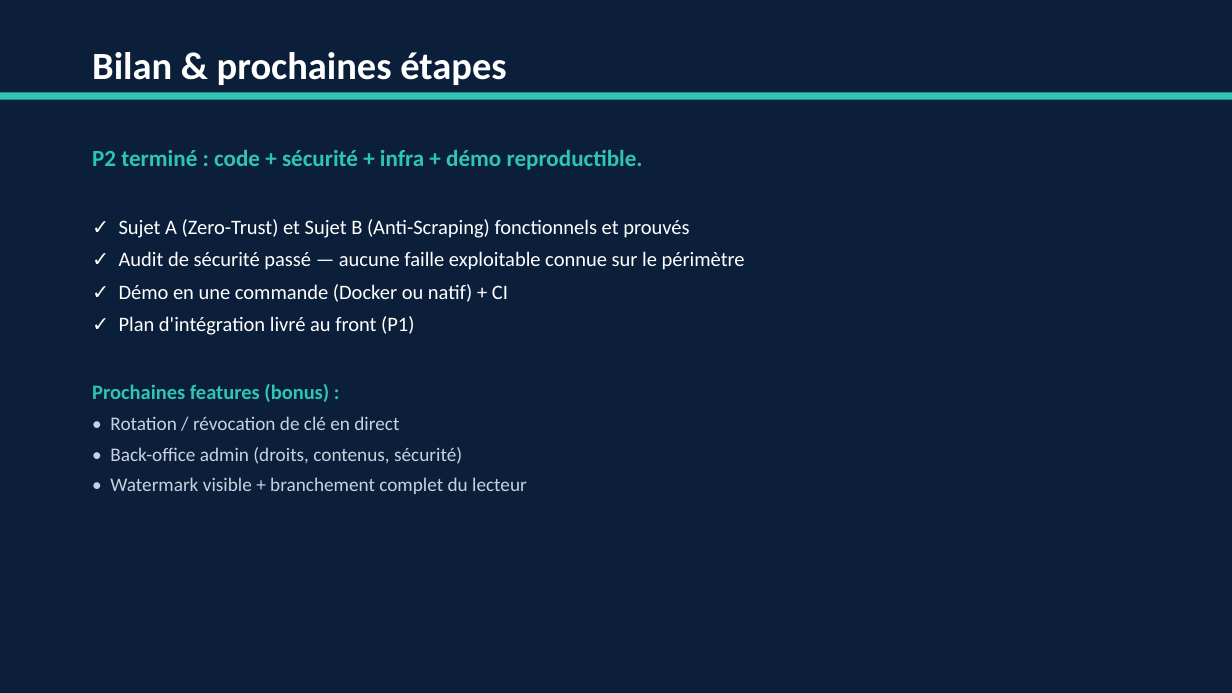
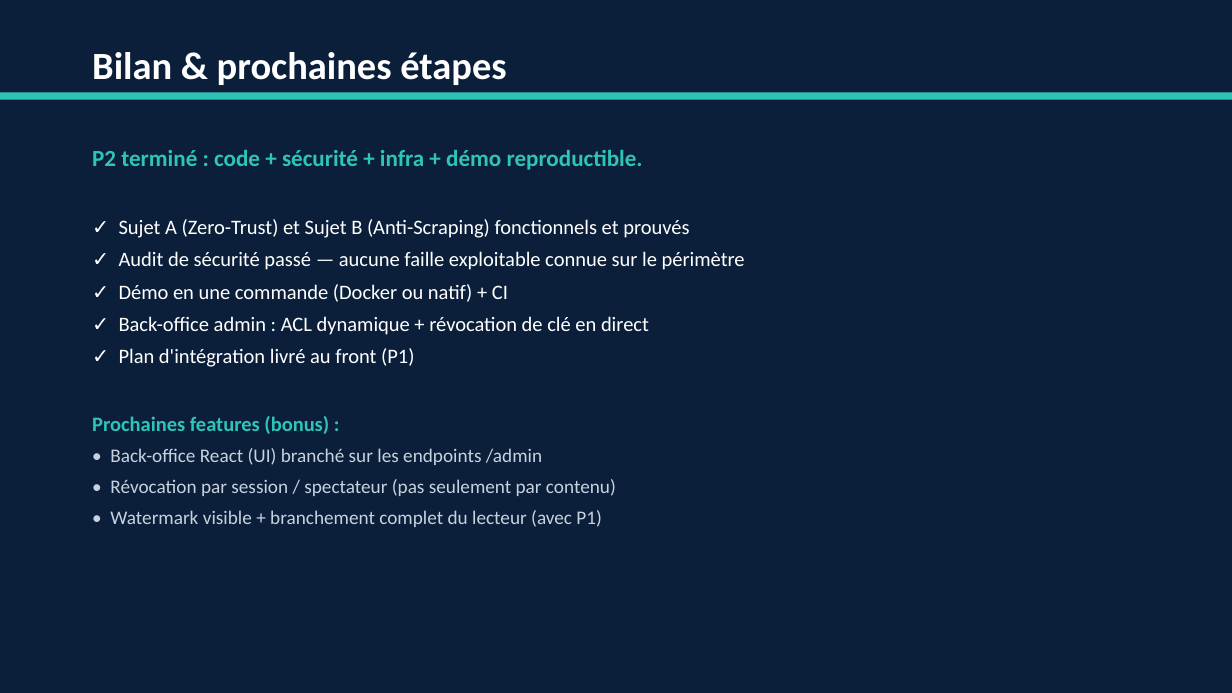
Before and after one commit to EragonRD/hackathon-groupe7, a slide deck: slide 16 of P2-Backend-Soutenance.pptx (slide 14 before the commit). Drawn at 1232x693 pixels with LibreOffice and Linux fonts; fonts in the diff are those of the drawing. Boxes give left, top, right and bottom in pixels: in the first picture for what was removed or moved away, otherwise in the second. Text is boxed around its words. In the diff, an @@ line names an element or a change of style, - is before the commit and + after.

```diff
--- a/P2-Backend-Soutenance.pptx
+++ b/P2-Backend-Soutenance.pptx
@@ text at [119, 316, 649, 335]: paragraph added @@
+✓ Back-office admin : ACL dynamique + révocation de clé en direct
@@ text at [110, 448, 616, 527]: text changed @@
-• Rotation / révocation de clé en direct
-• Back-office admin (droits, contenus, sécurité)
-• Watermark visible + branchement complet du lecteur
+• Back-office React (UI) branché sur les endpoints /admin
+• Révocation par session / spectateur (pas seulement par contenu)
+• Watermark visible + branchement complet du lecteur (avec P1)
```
Also in this commit, not shown: 2 slides added.
